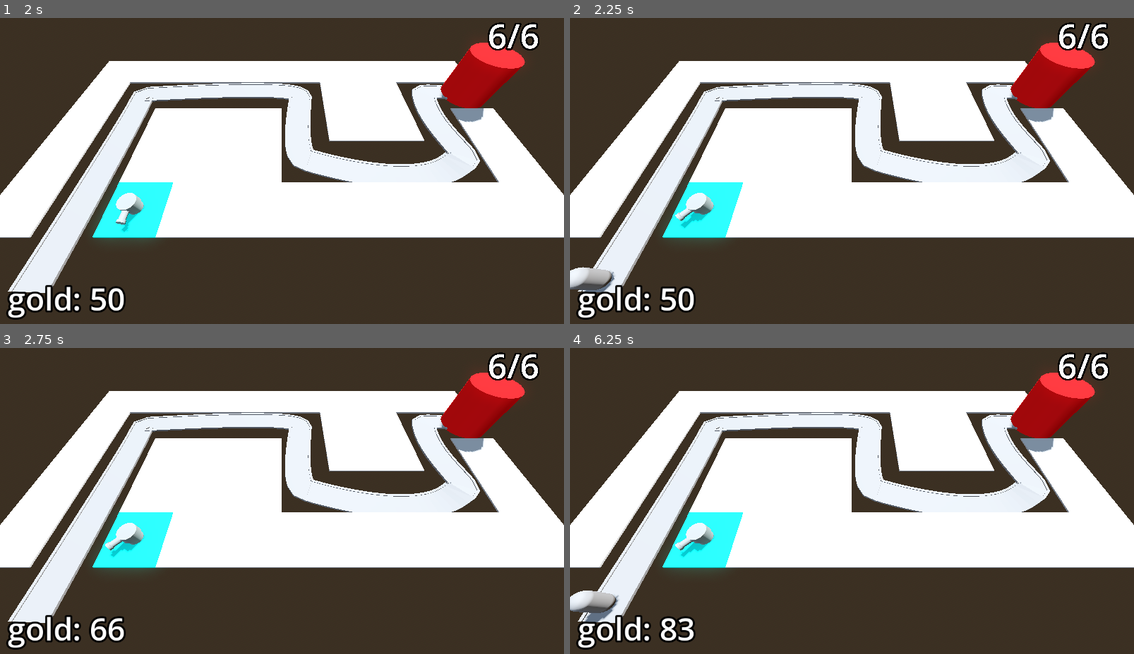
Above: before the commit, frames 1-4 (two rows, left to right).
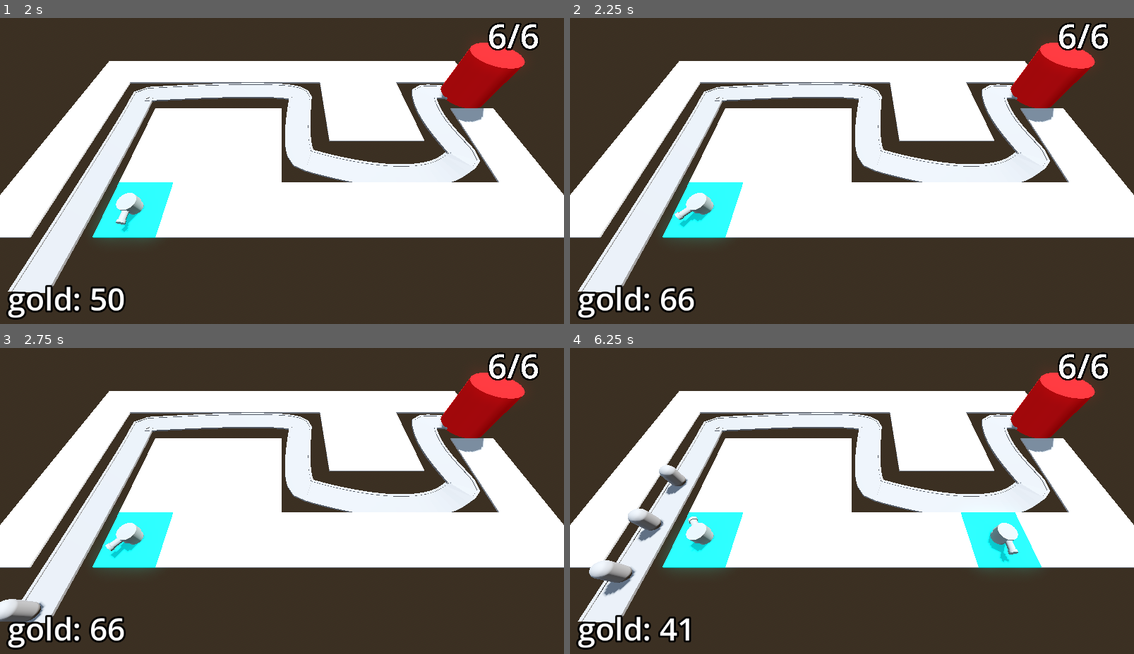
Above: after the commit, the same moments.

Repository: EsbenNyboe/TowerDefense
Game: Godot game, scene res://BaseLevel.tscn
Same seed, same stepped clock (60 frames per second), same inputs: the game is played once before the commit and once after it.
Inputs (mouse positions are in pixels of both pictures, inside the frame that each line leads up to):
- Up to frame 1 (2 s): tap Enter at 0.5 s; move the mouse to (406, 152) at 0.52 s; press the mouse at (406, 152) at 0.53 s; tap Space at 1.25 s; move the mouse to (169, 186) at 1.27 s; release the mouse at (169, 186) at 1.28 s; click (169, 186) at 1.35 s
- Up to frame 2 (2.25 s): tap Enter at 2 s; move the mouse to (908, 100) at 2.02 s; press the mouse at (908, 100) at 2.03 s
- Up to frame 3 (2.75 s): no input
- Up to frame 4 (6.25 s): move the mouse to (823, 562) at 2.77 s; release the mouse at (823, 562) at 2.78 s; click (823, 562) at 2.85 s; move the mouse to (1021, 546) at 3.52 s; press the mouse at (1021, 546) at 3.53 s; move the mouse to (682, 452) at 4.27 s; release the mouse at (682, 452) at 4.28 s; click (682, 452) at 4.35 s; move the mouse to (880, 497) at 5.02 s; press the mouse at (880, 497) at 5.03 s; move the mouse to (767, 421) at 5.77 s; release the mouse at (767, 421) at 5.78 s; click (767, 421) at 5.85 s

Frame 1 is identical in both runs. In frame 2, 0.8% of the frame differs, in the area x 0-23%, y 61-97%; in frame 3, 0.6%; in frame 4, 4.1%, in the area x 0-84%, y 38-97%.

Commit message:
Speed up entire game

Diff:
--- a/barbarianblaster/Enemy/enemy.gd
+++ b/barbarianblaster/Enemy/enemy.gd
@@ -19,6 +19,7 @@
 
 func _ready() -> void:
 	health = max_health
+	Engine.time_scale = 3
 
 func _process(delta: float) -> void:
 	progress += delta * speed
